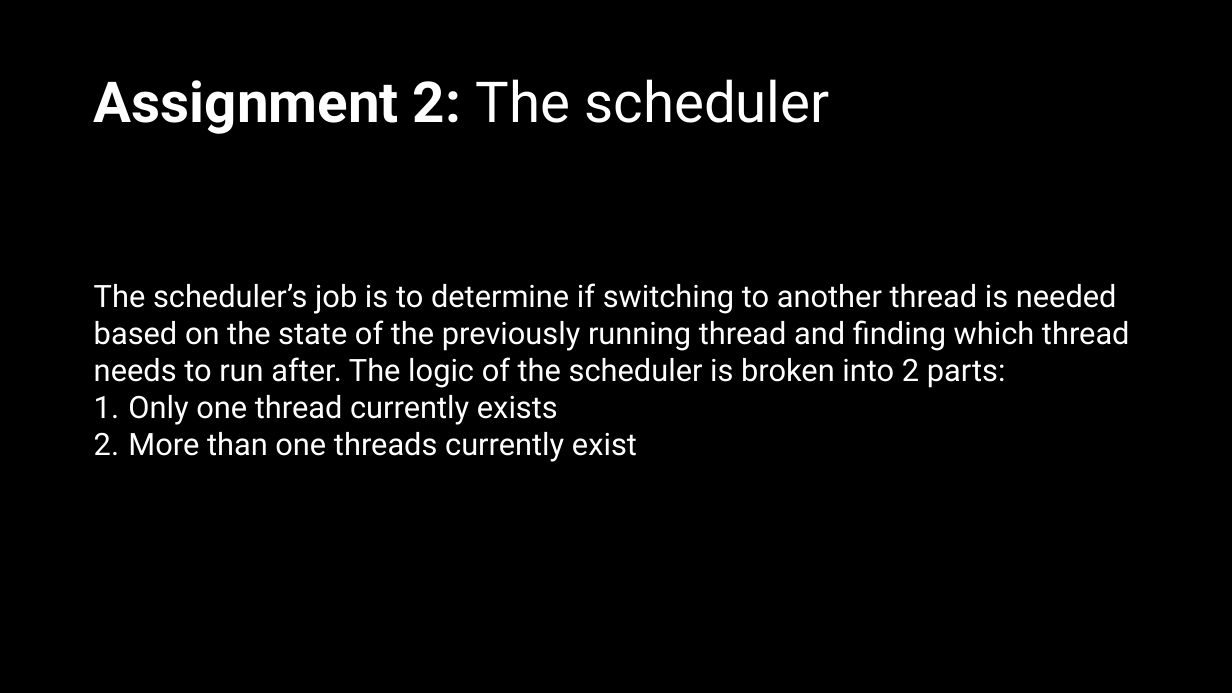
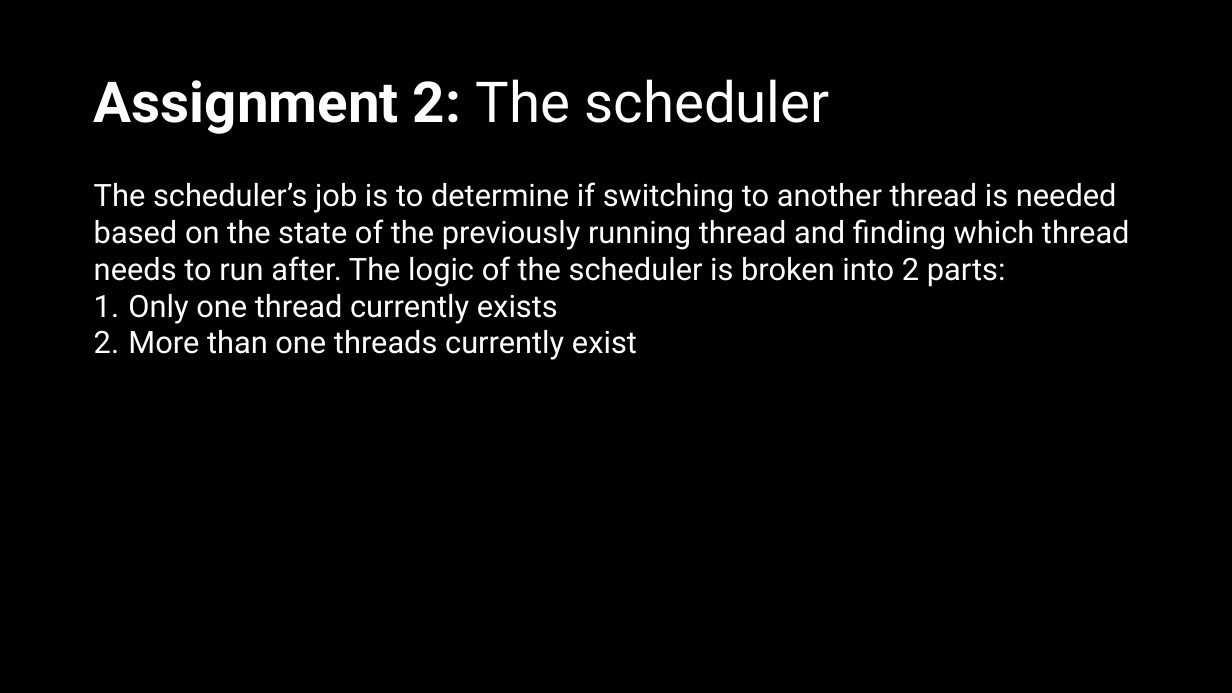
Before and after one commit to ACrispyCookie/ECE321-Concurrent-Programming, a slide deck: slide 16 of Project4/G9-4.pptx (slide 15 before the commit). Drawn at 1232x693 pixels with LibreOffice and Linux fonts; fonts in the diff are those of the drawing. Boxes give left, top, right and bottom in pixels: in the first picture for what was removed or moved away, otherwise in the second. Text is boxed around its words. In the diff, an @@ line names an element or a change of style, - is before the commit and + after.

```diff
--- a/Project4/G9-4.pptx
+++ b/Project4/G9-4.pptx
@@ text "The scheduler’s job is to ...": place and size @@
-text "The scheduler’s job is to ..." at [94, 283, 1130, 462]
+text "The scheduler’s job is to ..." at [94, 182, 1130, 360]
```
Also in this commit, not shown: 25 other slides changed, 12 slides added, 2 slides removed, 32 other files.
